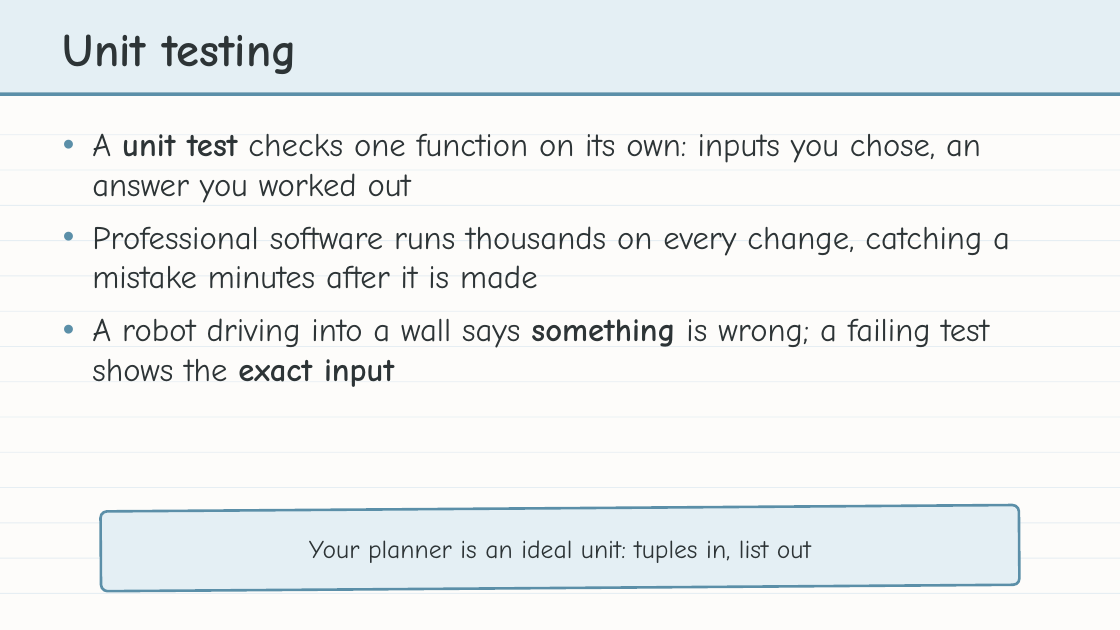
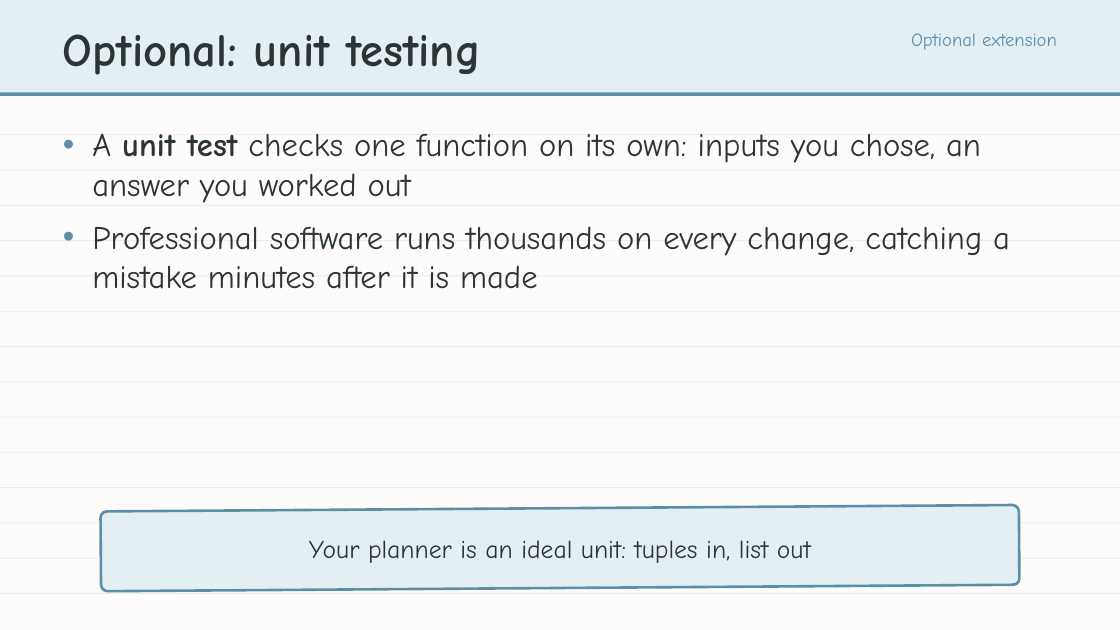
Before and after one commit to bradamiller/LearningPython, a slide deck: slide 8 of static/slides/module-04-manhattan/module-4-lesson-04-naming-and-testing-the-planner.pptx. Drawn at 1120x630 pixels with LibreOffice and Linux fonts; fonts in the diff are those of the drawing. Boxes give left, top, right and bottom in pixels: in the first picture for what was removed or moved away, otherwise in the second. Text is boxed around its words. In the diff, an @@ line names an element or a change of style, - is before the commit and + after.

```diff
--- a/static/slides/module-04-manhattan/module-4-lesson-04-naming-and-testing-the-planner.pptx
+++ b/static/slides/module-04-manhattan/module-4-lesson-04-naming-and-testing-the-planner.pptx
@@ text at box(63, 34, 480, 75): text changed @@
-Unit testing
+Optional: unit testing
@@ text added at box(911, 33, 1057, 50), 16 pt, text #5B8FA8 @@
+Optional extension
@@ text at box(92, 318, 989, 387): paragraph removed @@
-• A robot driving into a wall says something is wrong; a failing test shows the exact input
```
Also in this commit, not shown: 5 other slides changed, 2 other files.
